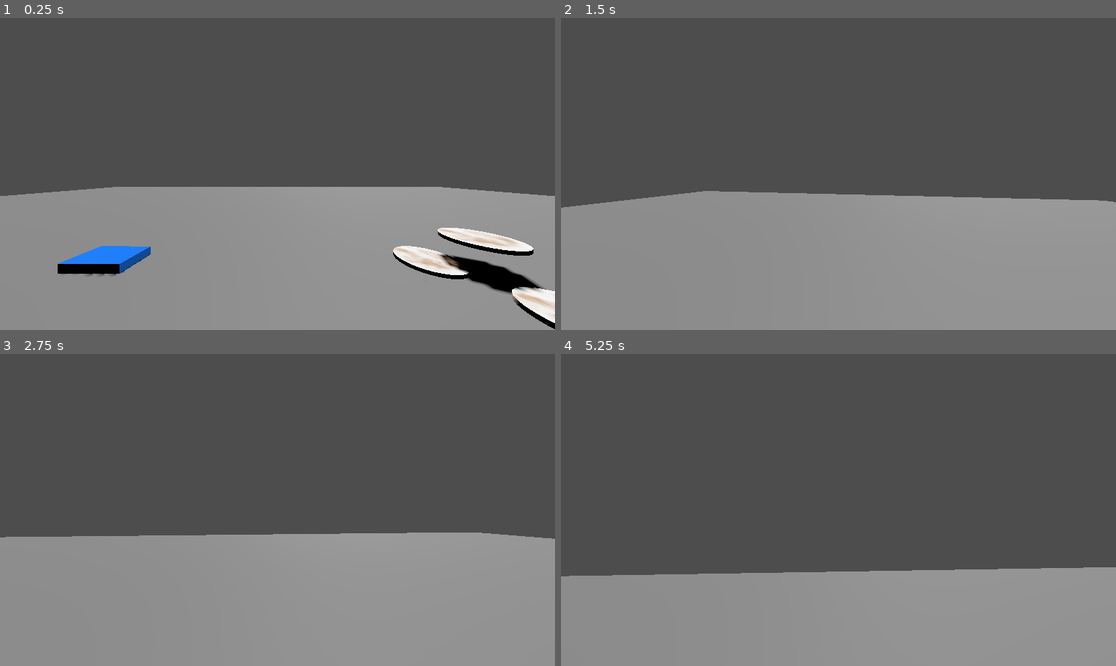
Above: before the commit, frames 1-4 (two rows, left to right).
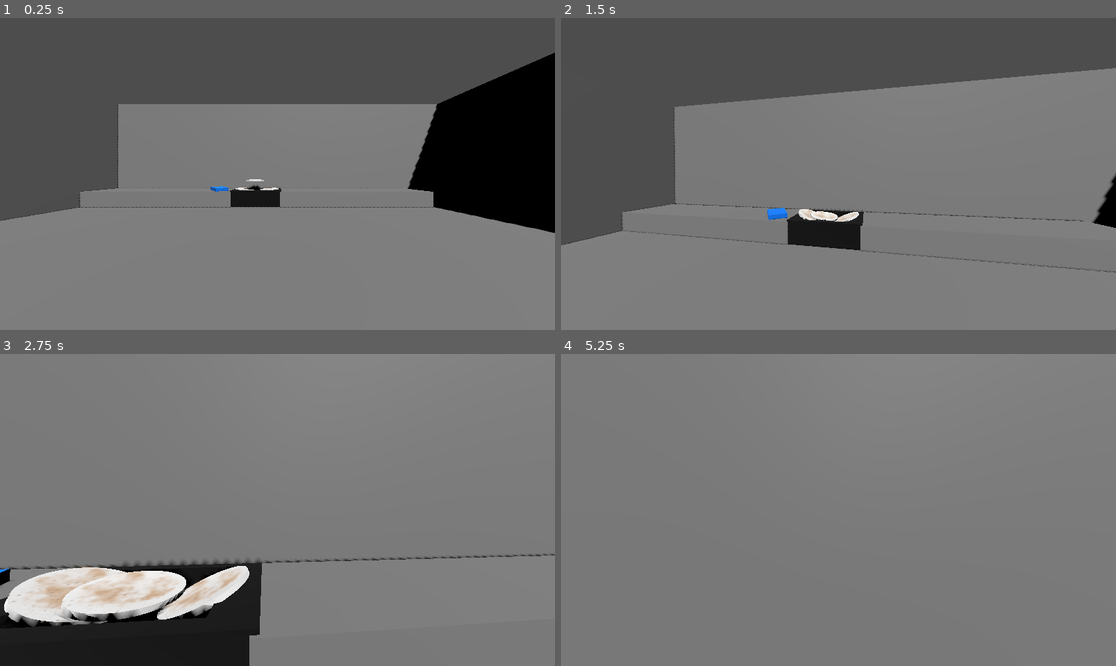
Above: after the commit, the same moments.

Repository: AKM372/STAR-Scholars-Project-2026
Game: Godot game, scene res://world.tscn
The game is run twice, just before and just after one commit, with the same random seed, the same clock (stepped at 60 frames per second) and the same inputs.
Inputs (mouse positions are in pixels of both pictures, inside the frame that each line leads up to):
- Up to frame 1 (0.25 s): no input
- Up to frame 2 (1.5 s): move the mouse to (866, 174) at 0.52 s; press the mouse at (866, 174) at 0.53 s; hold Up (forward) from 0.53 s (still down); tap Space (jump) at 0.77 s; move the mouse to (810, 174) at 1.27 s; release the mouse at (810, 174) at 1.28 s; click (810, 174) at 1.35 s
- Up to frame 3 (2.75 s): keep holding Up (forward); tap Space (jump) at 1.52 s; move the mouse to (288, 503) at 2.02 s; hold Right mouse button (scrub) from 2.03 s (still down); click (288, 503) at 2.3 s
- Up to frame 4 (5.25 s): keep holding Up (forward); move the mouse to (832, 516) at 2.77 s; release Right mouse button (scrub) at 2.78 s; click (832, 516) at 2.85 s; tap Space (jump) at 3.02, 3.77, 4.52 s; move the mouse to (877, 513) at 3.52 s; press the mouse at (877, 513) at 3.53 s; move the mouse to (794, 506) at 4.27 s; release the mouse at (794, 506) at 4.28 s; right-click (794, 506) at 4.35 s; click (794, 506) at 4.55 s; move the mouse to (844, 510) at 5.02 s; press the mouse at (844, 510) at 5.03 s

The runs differ from the first frame. In frame 1, 33% of the frame differs, in the area x 0-100%, y 11-100%; in frame 2, 39%; in frame 3, 84%; in frame 4, 86%, in the area x 0-100%, y 0-100%.

Commit message:
visuals and placeholder models
I've chosen to use mesh instances with sketchy collisions in order to test the space. is the space too big or too small? i want the light to be shinning onto the sink, highlighting it in some way (like a hero object). the sponge is just over to the side, which invites the player to pick it up. with the counter, i'm now tempted to make a plate breaking mechanic when the plate is dropped onto the floor.

Diff:
--- /dev/null
+++ b/background_music.tscn
@@ -0,0 +1,7 @@
+[gd_scene load_steps=2 format=3 uid="uid://bhtyy3p8e0sks"]
+
+[ext_resource type="AudioStream" uid="uid://1n3bswgbvkuh" path="res://sfx/sink_running.mp3" id="1_4m5bw"]
+
+[node name="BackgroundMusic" type="AudioStreamPlayer3D"]
+stream = ExtResource("1_4m5bw")
+autoplay = true
--- a/plate.tscn
+++ b/plate.tscn
@@ -63,6 +63,7 @@
 [node name="GroundDetectorCollision" type="CollisionShape3D" parent="GroundDetector" groups=["dish"]]
 shape = SubResource("CylinderShape3D_ffgcv")
 
+[connection signal="cleaned" from="." to="." method="_on_cleaned"]
 [connection signal="area_entered" from="Dirt/Area3D" to="." method="_on_area_3d_area_entered"]
 [connection signal="area_exited" from="Dirt/Area3D" to="." method="_on_area_3d_area_exited"]
 [connection signal="body_entered" from="GroundDetector" to="." method="_on_ground_detector_body_entered"]
--- a/plate_script.gd
+++ b/plate_script.gd
@@ -25,6 +25,10 @@
 
 #sfx
 @onready var impact_sound: AudioStreamPlayer3D = $ImpactSound
+
+#glitch mechanics
+signal cleaned
+var cleaned_num: int = 0
 
 func _ready():
 	#connects raycast to selection
@@ -74,6 +78,8 @@
 func _on_fully_clean() -> void:
 	DirtSprite.visible = false
 	DirtCollision.disabled = true
+	cleaned.emit()
+
 
 #makes the dirt dissapear on sponge interaction!!
 func _on_area_3d_area_entered(area: Area3D) -> void:
@@ -105,3 +111,6 @@
 	var mat = plate_color.get_surface_override_material(0)
 	if mat:
 		mat.albedo_color = color
+
+func _on_cleaned() -> void:
+	cleaned_num += 1
--- a/player.gd
+++ b/player.gd
@@ -135,13 +135,15 @@
 		object.freeze = true
 		object.collision_shape_3d.disabled = true
 		offhandObject = object
-	else:
+	elif object.is_in_group('dish'):
 		if pickedObject:
 			return
 		object.freeze_mode = RigidBody3D.FREEZE_MODE_KINEMATIC
 		object.freeze = true
 		object.collision_shape_3d.disabled = true
 		pickedObject = object
+	else:
+		return
 
 #random float generation for weighted chance
 func _roll_glitch() -> void:
--- a/world.tscn
+++ b/world.tscn
@@ -1,17 +1,28 @@
-[gd_scene load_steps=6 format=3 uid="uid://b2u6qd73ts14s"]
+[gd_scene load_steps=12 format=3 uid="uid://b2u6qd73ts14s"]
 
 [ext_resource type="PackedScene" uid="uid://dsy42utnjd7xx" path="res://player.tscn" id="2_tlwt5"]
 [ext_resource type="PackedScene" uid="uid://dfq2x8qcjmxh8" path="res://sponge.tscn" id="3_aqk2v"]
 [ext_resource type="PackedScene" uid="uid://36bodevpebph" path="res://plate.tscn" id="4_036b0"]
+[ext_resource type="ArrayMesh" uid="uid://qu5poco0g2h7" path="res://sink.obj" id="4_aqk2v"]
 
 [sub_resource type="BoxShape3D" id="BoxShape3D_gv5m4"]
 
 [sub_resource type="BoxMesh" id="BoxMesh_f3sb7"]
 
+[sub_resource type="BoxMesh" id="BoxMesh_036b0"]
+
+[sub_resource type="BoxShape3D" id="BoxShape3D_dwbse"]
+
+[sub_resource type="BoxMesh" id="BoxMesh_pkg7o"]
+
+[sub_resource type="BoxShape3D" id="BoxShape3D_gbfbk"]
+
+[sub_resource type="BoxShape3D" id="BoxShape3D_ioo17"]
+
 [node name="World" type="Node3D"]
 
 [node name="DirectionalLight3D" type="DirectionalLight3D" parent="."]
-transform = Transform3D(-0.8660254, -0.43301278, 0.25, 0, 0.49999997, 0.86602545, -0.50000006, 0.75, -0.43301266, 0, 0, 0)
+transform = Transform3D(-0.8660254, -0.43301278, 0.24999999, 0.46625343, -0.5188037, 0.7165546, -0.18057634, 0.7371178, 0.6511908, 0, 4.7142344, 0)
 shadow_enabled = true
 
 [node name="Floor" type="StaticBody3D" parent="." groups=["world"]]
@@ -25,16 +36,106 @@
 transform = Transform3D(40, 0, 0, 0, 0.5, 0, 0, 0, 40, 0, -0.5, 0)
 mesh = SubResource("BoxMesh_f3sb7")
 
-[node name="Plate" parent="." instance=ExtResource("4_036b0")]
-transform = Transform3D(1, 0, 0, 0, 1, 0, 0, 0, 1, 2.726321, 0, -2.9065943)
-
-[node name="Plate3" parent="." instance=ExtResource("4_036b0")]
-transform = Transform3D(1, 0, 0, 0, 1, 0, 0, 0, 1, 3.4633234, 0.51171327, -2.7513573)
-
 [node name="player" parent="." instance=ExtResource("2_tlwt5")]
 
 [node name="sponge" parent="." instance=ExtResource("3_aqk2v")]
-transform = Transform3D(-0.007853948, 0, -0.9999692, 0, 1, 0, 0.9999692, 0, -0.007853948, -3.0273283, 0, -2.8755882)
+transform = Transform3D(-0.80753726, 0, -0.5898167, 0, 1, 0, 0.5898167, 0, -0.80753726, -3.0273283, 0.7875285, -8.328445)
+
+[node name="Plate" parent="." instance=ExtResource("4_036b0")]
+transform = Transform3D(1, 0, 0, 0, 1, 0, 0, 0, 1, -1.7482677, 0.78336596, -8.531067)
+
+[node name="Plate3" parent="." instance=ExtResource("4_036b0")]
+transform = Transform3D(1, 0, 0, 0, 1, 0, 0, 0, 1, -1.2374163, 1.2950792, -8.485769)
 
 [node name="Plate2" parent="." instance=ExtResource("4_036b0")]
-transform = Transform3D(1, 0, 0, 0, 1, 0, 0, 0, 1, 3.346166, 0, -1.6726775)
+transform = Transform3D(1, 0, 0, 0, 1, 0, 0, 0, 1, -0.429852, 0.78336596, -8.505303)
+
+[node name="Room" type="Node3D" parent="."]
+
+[node name="Walls" type="Node3D" parent="Room"]
+
+[node name="Wall3" type="StaticBody3D" parent="Room/Walls"]
+transform = Transform3D(-4.371139e-08, 0, 1, 0, 1, 0, -1, 0, -4.371139e-08, 0, 0, 0)
+
+[node name="MeshInstance3D" type="MeshInstance3D" parent="Room/Walls/Wall3" groups=["world"]]
+transform = Transform3D(20, 0, 0, 0, 6, 0, 0, 0, 1, 0, 2.5, 9.984354)
+mesh = SubResource("BoxMesh_036b0")
+
+[node name="CollisionShape3D" type="CollisionShape3D" parent="Room/Walls/Wall3" groups=["world"]]
+transform = Transform3D(20, 0, 0, 0, 6, 0, 0, 0, 1, 0, 2.5, 9.984354)
+shape = SubResource("BoxShape3D_dwbse")
+
+[node name="Wall" type="StaticBody3D" parent="Room/Walls"]
+
+[node name="MeshInstance3D" type="MeshInstance3D" parent="Room/Walls/Wall" groups=["world"]]
+transform = Transform3D(20, 0, 0, 0, 6, 0, 0, 0, 1, 0, 2.5, 9.984354)
+mesh = SubResource("BoxMesh_036b0")
+
+[node name="CollisionShape3D" type="CollisionShape3D" parent="Room/Walls/Wall" groups=["world"]]
+transform = Transform3D(20, 0, 0, 0, 6, 0, 0, 0, 1, 0, 2.5, 9.984354)
+shape = SubResource("BoxShape3D_dwbse")
+
+[node name="Wall2" type="StaticBody3D" parent="Room/Walls"]
+transform = Transform3D(-4.371139e-08, 0, -1, 0, 1, 0, 1, 0, -4.371139e-08, 0, 0, 0)
+
+[node name="MeshInstance3D" type="MeshInstance3D" parent="Room/Walls/Wall2" groups=["world"]]
+transform = Transform3D(20, 0, 0, 0, 6, 0, 0, 0, 1, 0, 2.5, 9.984354)
+mesh = SubResource("BoxMesh_036b0")
+
+[node name="CollisionShape3D" type="CollisionShape3D" parent="Room/Walls/Wall2" groups=["world"]]
+transform = Transform3D(20, 0, 0, 0, 6, 0, 0, 0, 1, 0, 2.5, 9.984354)
+shape = SubResource("BoxShape3D_dwbse")
+
+[node name="Wall4" type="StaticBody3D" parent="Room/Walls"]
+transform = Transform3D(-1, 0, -8.742278e-08, 0, 1, 0, 8.742278e-08, 0, -1, 0, 0, 0)
+
+[node name="MeshInstance3D" type="MeshInstance3D" parent="Room/Walls/Wall4" groups=["world"]]
+transform = Transform3D(20, 0, 0, 0, 6, 0, 0, 0, 1, 0, 2.5, 9.984354)
+mesh = SubResource("BoxMesh_036b0")
+
+[node name="CollisionShape3D" type="CollisionShape3D" parent="Room/Walls/Wall4" groups=["world"]]
+transform = Transform3D(20, 0, 0, 0, 6, 0, 0, 0, 1, 0, 2.5, 9.984354)
+shape = SubResource("BoxShape3D_dwbse")
+
+[node name="Counters" type="Node3D" parent="Room"]
+
+[node name="Counter" type="StaticBody3D" parent="Room/Counters"]
+transform = Transform3D(1, 0, 0, 0, 1, 0, 0, 0, 1, -5.9235177, 0, -8.534194)
+
+[node name="MeshInstance3D" type="MeshInstance3D" parent="Room/Counters/Counter"]
+transform = Transform3D(7.3470025, 0, 0, 0, 1, 0, 0, 0, 1.747736, 0, 0, 0)
+mesh = SubResource("BoxMesh_pkg7o")
+
+[node name="CollisionShape3D" type="CollisionShape3D" parent="Room/Counters/Counter"]
+transform = Transform3D(8.099991, 0, 0, 0, 1, 0, 0, 0, 1.7238448, 0, 0, 0)
+shape = SubResource("BoxShape3D_gbfbk")
+
+[node name="Counter2" type="StaticBody3D" parent="Room/Counters"]
+transform = Transform3D(1, 0, 0, 0, 1, 0, 0, 0, 1, 3.788484, 0, -8.534194)
+
+[node name="MeshInstance3D" type="MeshInstance3D" parent="Room/Counters/Counter2"]
+transform = Transform3D(7.3470025, 0, 0, 0, 1, 0, 0, 0, 1.747736, 0, 0, 0)
+mesh = SubResource("BoxMesh_pkg7o")
+
+[node name="CollisionShape3D" type="CollisionShape3D" parent="Room/Counters/Counter2"]
+transform = Transform3D(8.100489, 0, 0, 0, 1, 0, 0, 0, 1.7238448, 0, 0, 0)
+shape = SubResource("BoxShape3D_gbfbk")
+
+[node name="Sink" type="StaticBody3D" parent="Room/Counters"]
+transform = Transform3D(1, 0, 0, 0, 1, 0, 0, 0, 1, -2.3066027, -0.6318455, -9.269196)
+
+[node name="MeshInstance3D" type="MeshInstance3D" parent="Room/Counters/Sink"]
+transform = Transform3D(0.024909219, 0, 0, 0, 0.023484161, 0, 0, 0, -0.031550262, 0, 0, 0)
+mesh = ExtResource("4_aqk2v")
+
+[node name="CollisionShape3D" type="CollisionShape3D" parent="Room/Counters/Sink"]
+transform = Transform3D(2.3156729, 0, 0, 0, 0.8959757, 0, 0, 0, 1.747736, 1.5520134, 0.44247484, 0.78324413)
+shape = SubResource("BoxShape3D_ioo17")
+
+[node name="CollisionShape3D2" type="CollisionShape3D" parent="Room/Counters/Sink"]
+transform = Transform3D(2.6069336, 0, 0, 0, 1.1731671, 0, 0, 0, 0.071564436, 1.2809347, 0.56272805, 0.027553558)
+shape = SubResource("BoxShape3D_ioo17")
+
+[node name="CollisionShape3D3" type="CollisionShape3D" parent="Room/Counters/Sink"]
+transform = Transform3D(2.6069336, 0, 0, 0, 1.1754922, 0, 0, 0, 0.10539116, 1.2780398, 0.61157167, 1.5499806)
+shape = SubResource("BoxShape3D_ioo17")
Not shown, changed: sfx/.DS_Store
